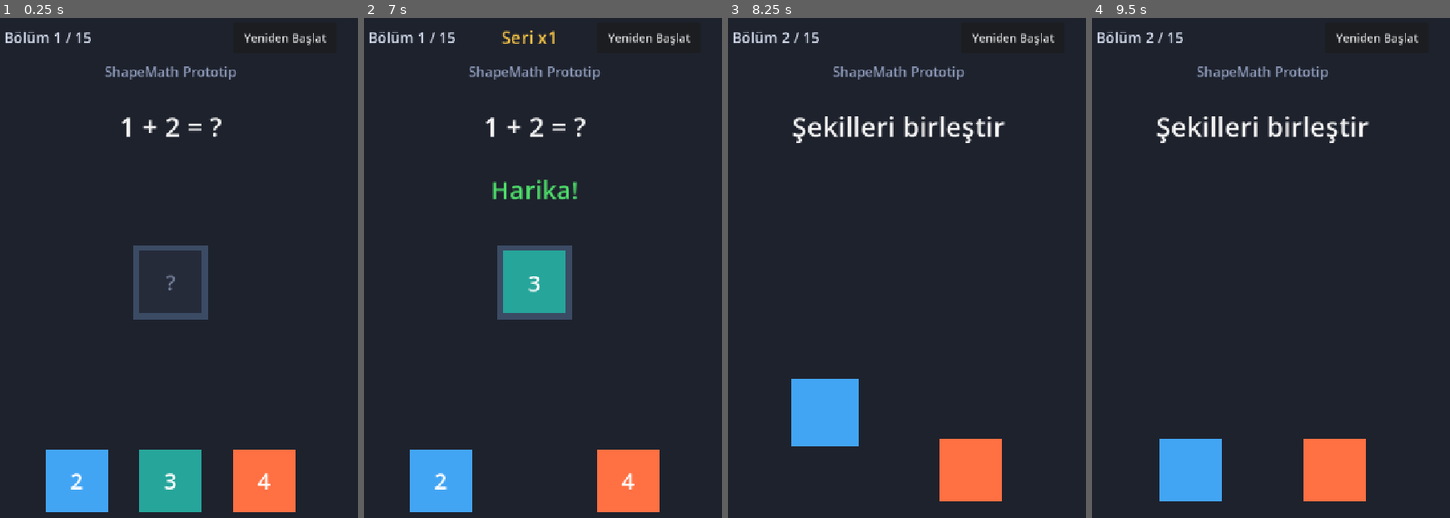
Above: before the commit, frames 1-4 (left to right).
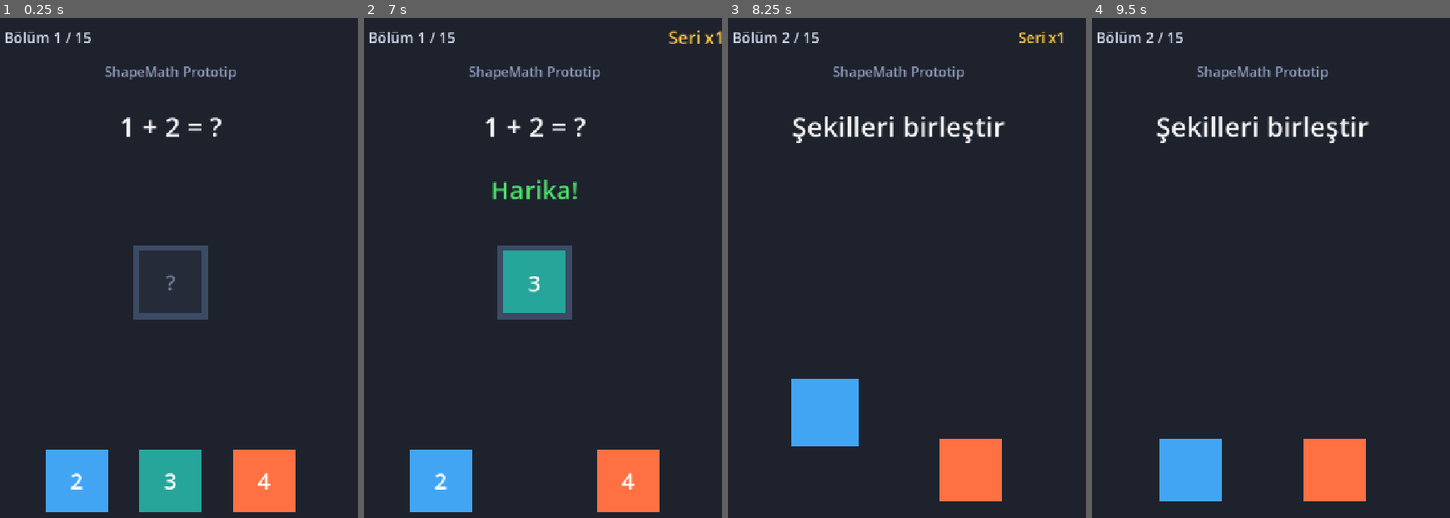
Above: after the commit, the same moments.

Repository: AbdullahTurgut/shapemath-godot
Game: Godot game, scene res://scenes/main.tscn
Two runs of this game, one before a commit and one after it. Both use one fixed random seed, a clock stepped at 60 frames per second and the inputs below.
Inputs (mouse positions are in pixels of both pictures, inside the frame that each line leads up to):
- Up to frame 1 (0.25 s): no input
- Up to frame 2 (7 s): click (650, 38) at 0.5 s, where only the run before the commit has a clickable "Yeniden Başlat"; click (650, 38) at 1.25 s, where only the run before the commit has a clickable "Yeniden Başlat"; click (650, 38) at 2 s, where only the run before the commit has a clickable "Yeniden Başlat"; tap Enter at 2.75, 5 s; drag from (442, 478) to (535, 283) at 2.77 s; drag from (535, 258) to (535, 478) at 3.52 s; tap Space at 4.25 s; click (535, 478) at 4.42 s; drag from (442, 478) to (628, 478) at 5.02 s; drag from (535, 478) to (553, 333) at 5.77 s; drag from (628, 478) to (532, 283) at 6.52 s
- Up to frame 3 (8.25 s): move the mouse to (917, 333) at 7.27 s; click (917, 333) at 7.42 s; tap Space at 8 s; drag from (824, 468) to (824, 368) at 8.02 s
- Up to frame 4 (9.5 s): drag from (1188, 343) to (1335, 468) at 8.77 s

The runs differ from the first frame. In frame 1, 0.2% of the frame differs, in the area x 68-92%, y 3-6%; in frame 2, 0.6%, in the area x 38-100%, y 2-6%; in frame 3, 0.3%; in frame 4, 0.2%.

Commit message:
refactor: remove redundant gameplay restart action

Diff:
--- a/scenes/main.tscn
+++ b/scenes/main.tscn
@@ -35,22 +35,14 @@
 visible = false
 offset_left = 230.0
 offset_top = 40.0
-offset_right = 470.0
+offset_right = 680.0
 offset_bottom = 100.0
 mouse_filter = 2
 theme_override_colors/font_color = Color(1, 0.784314, 0.27451, 1)
 theme_override_font_sizes/font_size = 28
 text = "Seri x1"
-horizontal_alignment = 1
-vertical_alignment = 1
-
-[node name="RestartButton" type="Button" parent="."]
-offset_left = 480.0
-offset_top = 40.0
-offset_right = 680.0
-offset_bottom = 100.0
-theme_override_font_sizes/font_size = 22
-text = "Yeniden Başlat"
+horizontal_alignment = 2
+vertical_alignment = 1
 
 [node name="TitleLabel" type="Label" parent="."]
 offset_top = 110.0
@@ -203,7 +195,7 @@
 [node name="FeedbackManager" type="Node" parent="."]
 script = ExtResource("4_feedback_manager")
 
-[node name="LevelManager" type="Node" parent="." node_paths= …(126 unchanged characters)… abel", "streak_label", "next_button", "restart_button", "run_complete_overlay", "summary_final_str …(82 unchanged characters)…
+[node name="LevelManager" type="Node" parent="." node_paths= …(126 unchanged characters)… abel", "streak_label", "next_button", "run_complete_overlay", "summary_final_str …(82 unchanged characters)…
 script = ExtResource("2_level_manager")
 piece_scene = ExtResource("3_piece")
 shape_container = NodePath("../ShapeContainer")
@@ -214,7 +206,6 @@
 level_indicator_label = NodePath("../LevelIndicatorLabel")
 streak_label = NodePath("../StreakLabel")
 next_button = NodePath("../NextButton")
-restart_button = NodePath("../RestartButton")
 run_complete_overlay = NodePath("../RunCompleteOverlay")
 summary_final_streak_label = NodePath("../RunCompleteOverlay/Card/FinalStreakLabel")
 summary_best_streak_label = NodePath("../RunCompleteOverlay/Card/BestStreakLabel")
--- a/scripts/core/level_manager.gd
+++ b/scripts/core/level_manager.gd
@@ -20,7 +20,6 @@
 @export var level_indicator_label: Label
 @export var streak_label: Label
 @export var next_button: Button
-@export var restart_button: Button
 
 # Run Summary UI References
 @export_group("Run Summary UI")
@@ -58,8 +57,6 @@
 	is_run_completed = false
 	if run_complete_overlay:
 		run_complete_overlay.visible = false
-	if restart_button and not restart_button.pressed.is_connected(reset_level):
-		restart_button.pressed.connect(reset_level)
 	if play_again_button and not play_again_button.pressed.is_connected(start_new_run):
 		play_again_button.pressed.connect(start_new_run)
 	if next_button and not next_button.pressed.is_connected(advance_to_next_level):
@@ -118,8 +115,6 @@
 	# Reset UI
 	if run_complete_overlay:
 		run_complete_overlay.visible = false
-	if restart_button:
-		restart_button.visible = true
 	if success_label:
 		success_label.visible = false
 		success_label.scale = Vector2.ONE
@@ -376,7 +371,7 @@
 	if next_button:
 		next_button.visible = false
 
-	# Schedule automatic transition for Levels 1 to 4, or summary overlay for Level 5
+	# Schedule automatic transition for Levels 1 to 14, or summary overlay for Level 15
 	if current_level_index < levels.size() - 1:
 		_cancel_pending_transition()
 		transition_tween = create_tween()
@@ -409,8 +404,6 @@
 	if feedback_manager:
 		feedback_manager.play_run_complete()
 
-	if restart_button:
-		restart_button.visible = false
 	if prompt_label:
 		prompt_label.visible = false
 	if success_label:
@@ -447,8 +440,6 @@
 		run_complete_overlay.visible = false
 		run_complete_overlay.modulate.a = 1.0
 
-	if restart_button:
-		restart_button.visible = true
 	if prompt_label:
 		prompt_label.visible = true
 
@@ -502,15 +493,13 @@
 
 
 func reset_level() -> void:
-	print("RESTARTING CURRENT LEVEL: %d (Resetting streak)" % [current_level_index + 1])
+	print("RESETTING CURRENT LEVEL: %d (Resetting streak)" % [current_level_index + 1])
 	_cancel_pending_transition()
 	is_run_completed = false
 	current_streak = 0
 
 	if run_complete_overlay:
 		run_complete_overlay.visible = false
-	if restart_button:
-		restart_button.visible = true
 	if prompt_label:
 		prompt_label.visible = true
 
--- a/scripts/core/main.gd
+++ b/scripts/core/main.gd
@@ -1,23 +1,15 @@
 extends Node2D
 
 @onready var level_manager: Node = $LevelManager
-@onready var restart_button: Button = $RestartButton
 @onready var next_button: Button = $NextButton
 @onready var play_again_button: Button = $RunCompleteOverlay/Card/PlayAgainButton
 
 
 func _ready() -> void:
-	if restart_button and not restart_button.pressed.is_connected(_on_restart_button_pressed) and (not level_manager or not restart_button.pressed.is_connected(level_manager.reset_level)):
-		restart_button.pressed.connect(_on_restart_button_pressed)
 	if next_button and not next_button.pressed.is_connected(_on_next_button_pressed) and (not level_manager or not next_button.pressed.is_connected(level_manager.advance_to_next_level)):
 		next_button.pressed.connect(_on_next_button_pressed)
 	if play_again_button and not play_again_button.pressed.is_connected(_on_play_again_pressed) and (not level_manager or not play_again_button.pressed.is_connected(level_manager.start_new_run)):
 		play_again_button.pressed.connect(_on_play_again_pressed)
-
-
-func _on_restart_button_pressed() -> void:
-	if level_manager and level_manager.has_method("reset_level"):
-		level_manager.reset_level()
 
 
 func _on_next_button_pressed() -> void:
--- a/scripts/tests/test_progression.gd
+++ b/scripts/tests/test_progression.gd
@@ -14,7 +14,7 @@
 	await physics_frame
 
 func _run_tests() -> void:
-	print("--- BEGINNING STEP 10B-3 & RESTART VERIFICATION TEST SUITE ---")
+	print("--- BEGINNING 15-LEVEL AUTOMATED PROGRESSION TEST SUITE ---")
 	var main_scene: PackedScene = load("res://scenes/main.tscn")
 	var main_node: Node2D = main_scene.instantiate()
 	root.add_child(main_node)
@@ -24,7 +24,6 @@
 	await _sync_physics()
 
 	var level_manager: LevelManager = main_node.get_node("LevelManager") as LevelManager
-	var restart_btn: Button = main_node.get_node("RestartButton") as Button
 	var level_lbl: Label = main_node.get_node("LevelIndicatorLabel") as Label
 	var streak_lbl: Label = main_node.get_node("StreakLabel") as Label
 	var prompt_lbl: Label = main_node.get_node("PromptLabel") as Label
@@ -42,9 +41,6 @@
 	assert(not overlay.visible, "Overlay must be hidden initially")
 	assert(level_manager.current_streak == 0 and level_manager.best_streak_this_run == 0, "Initial streaks must be 0")
 	assert(level_lbl.text == "Bölüm 1 / 15", "Initial indicator must show Bölüm 1 / 15")
-
-	# Verify RestartButton signal connection
-	assert(restart_btn.pressed.is_connected(level_manager.reset_level) or restart_btn.pressed.is_connected(main_node._on_restart_button_pressed), "RestartButton must be connected")
 
 	# Helper for math solves
 	var solve_math = func(expected_ans: String) -> void:
@@ -152,25 +148,20 @@
 	assert(level_lbl.text == "Bölüm 12 / 15", "Indicator shows Bölüm 12 / 15")
 	assert(level_manager.current_streak == 11, "Streak 11")
 
-	# --- TEST SCENARIO C: LEVEL 12 (DIAMOND SHAPE) RESTART & SOLVE ---
-	print("\n[SCENARIO C] Level 12 (Diamond Shape) -> Test Restart on shape level -> Reset pieces & streak")
+	# --- TEST SCENARIO C: LEVEL 12 (DIAMOND SHAPE) INVALID DROP RETRY & SOLVE ---
+	print("\n[SCENARIO C] Level 12 (Diamond Shape) -> Invalid drop resets streak to 0, immediate retry solves")
 	assert(prompt_lbl.text == "Şekli tamamla", "Level 12 prompt shows 'Şekli tamamla'")
-	var reset_flags: Dictionary = {"emitted": false}
-	var on_reset = func(): reset_flags["emitted"] = true
-	level_manager.level_reset.connect(on_reset)
-
-	restart_btn.pressed.emit()
-	await process_frame
-	await _sync_physics()
-
-	assert(reset_flags["emitted"], "level_reset signal must emit on Restart button press")
-	level_manager.level_reset.disconnect(on_reset)
-	assert(level_manager.current_level_index == 11, "Must remain on Level 12 after restart")
-	assert(level_lbl.text == "Bölüm 12 / 15", "Indicator shows Bölüm 12 / 15")
-	assert(prompt_lbl.text == "Şekli tamamla", "Prompt remains 'Şekli tamamla'")
-	assert(level_manager.current_streak == 0, "Current streak reset to 0")
+	level_manager.shape_piece_a.global_position = Vector2(100, 300)
+	await _sync_physics()
+	level_manager._on_shape_piece_dropped(level_manager.shape_piece_a)
+
+	assert(level_manager.current_streak == 0, "Streak reset to 0 on invalid drop")
 	assert(level_manager.best_streak_this_run == 11, "Best streak preserved as 11")
-	assert(level_manager.shape_piece_a != null and level_manager.shape_piece_a.is_draggable, "Shape pieces restored and draggable")
+	assert(level_manager.current_level_index == 11, "Must remain on Level 12")
+
+	if level_manager.shape_piece_a.feedback_tween and level_manager.shape_piece_a.feedback_tween.is_valid():
+		await level_manager.shape_piece_a.feedback_tween.finished
+	await _sync_physics()
 
 	# Solve Level 12 correctly
 	await solve_shape.call()
@@ -181,52 +172,27 @@
 	assert(level_lbl.text == "Bölüm 13 / 15", "Indicator shows Bölüm 13 / 15")
 	assert(level_manager.current_streak == 1, "Streak 1")
 
-	# --- TEST SCENARIO D: RESTART LEVEL 13 KEEPS LEVEL 13 ACTIVE ---
-	print("\n[SCENARIO D] Restart Level 13 (Math Level) -> Level 13 remains active")
+	# --- TEST SCENARIO D: LEVEL 13 (MATH LEVEL 20 - 6 = 14) ---
+	print("\n[SCENARIO D] Level 13 (20 - 6 = 14) -> Solve correctly -> Advances to Level 14")
 	assert(prompt_lbl.text == "20 - 6 = ?", "Prompt shows '20 - 6 = ?'")
-	restart_btn.pressed.emit()
-	await process_frame
-	await _sync_physics()
-	assert(level_manager.current_level_index == 12, "Must remain on Level 13 after restart")
-	assert(level_lbl.text == "Bölüm 13 / 15", "Indicator shows Bölüm 13 / 15")
-	assert(level_manager.current_streak == 0, "Streak reset to 0 on restart")
-	assert(level_manager.best_streak_this_run == 11, "Best streak preserved as 11")
-	assert(level_manager.math_pieces.size() == 4, "4 math pieces spawned")
-
-	# Solve Level 13 (20 - 6 = 14)
 	await solve_math.call("14")
 	await level_manager.transition_tween.finished
 	await process_frame
 	await _sync_physics()
 	assert(level_manager.current_level_index == 13, "Advanced to Level 14")
 	assert(level_lbl.text == "Bölüm 14 / 15", "Indicator shows Bölüm 14 / 15")
-	assert(level_manager.current_streak == 1, "Streak 1")
-
-	# --- TEST SCENARIO E: RESTART LEVEL 14 DURING AUTO-TRANSITION ---
-	print("\n[SCENARIO E] Level 14 (L-Blocks) -> Restart during transition -> Cancels advance")
+	assert(level_manager.current_streak == 2, "Streak 2")
+
+	# --- TEST SCENARIO E: LEVEL 14 (L-BLOCKS) ---
+	print("\n[SCENARIO E] Level 14 (L-Blocks) -> Solve shape match -> Advances to Level 15")
 	assert(prompt_lbl.text == "Parçaları eşleştir", "Level 14 prompt shows 'Parçaları eşleştir'")
-	await solve_shape.call()
-	assert(level_manager.transition_tween != null, "Transition tween active")
-
-	# Press Restart while transition is ticking down
-	restart_btn.pressed.emit()
-	await process_frame
-	await _sync_physics()
-
-	assert(level_manager.transition_tween == null, "Transition tween cancelled on restart")
-	assert(level_manager.current_level_index == 13, "Remained on Level 14")
-	assert(level_lbl.text == "Bölüm 14 / 15", "Indicator remains Bölüm 14 / 15")
-	assert(not success_lbl.visible, "SuccessLabel hidden on restart")
-	assert(level_manager.current_streak == 0, "Streak reset to 0")
-
-	# Solve Level 14 and let it advance
 	await solve_shape.call()
 	await level_manager.transition_tween.finished
 	await process_frame
 	await _sync_physics()
 	assert(level_manager.current_level_index == 14, "Advanced to Level 15")
 	assert(level_lbl.text == "Bölüm 15 / 15", "Indicator shows Bölüm 15 / 15")
-	assert(level_manager.current_streak == 1, "Streak 1")
+	assert(level_manager.current_streak == 3, "Streak 3")
 
 	# --- TEST SCENARIO F: LEVEL 15 WRONG ANSWER DOES NOT COMPLETE RUN ---
 	print("\n[SCENARIO F] Level 15 (14 + 7 = ?) -> Wrong answer does not complete run")
@@ -273,7 +239,6 @@
 	assert(level_manager.current_streak == 0, "Current streak reset to 0")
 	assert(level_manager.best_streak_this_run == 0, "Best streak reset to 0")
 	assert(not overlay.visible, "Overlay hidden")
-	assert(restart_btn.visible, "Restart button restored")
-
-	print("\n>>> ALL 15-LEVEL & RESTART VERIFICATION TESTS PASSED PERFECTLY! <<<\n")
+
+	print("\n>>> ALL 15-LEVEL AUTOMATED TESTS PASSED PERFECTLY! <<<\n")
 	quit(0)
Not shown, changed: builds/ShapeMath-debug.apk
Not shown, changed: builds/ShapeMath-debug.apk.idsig
